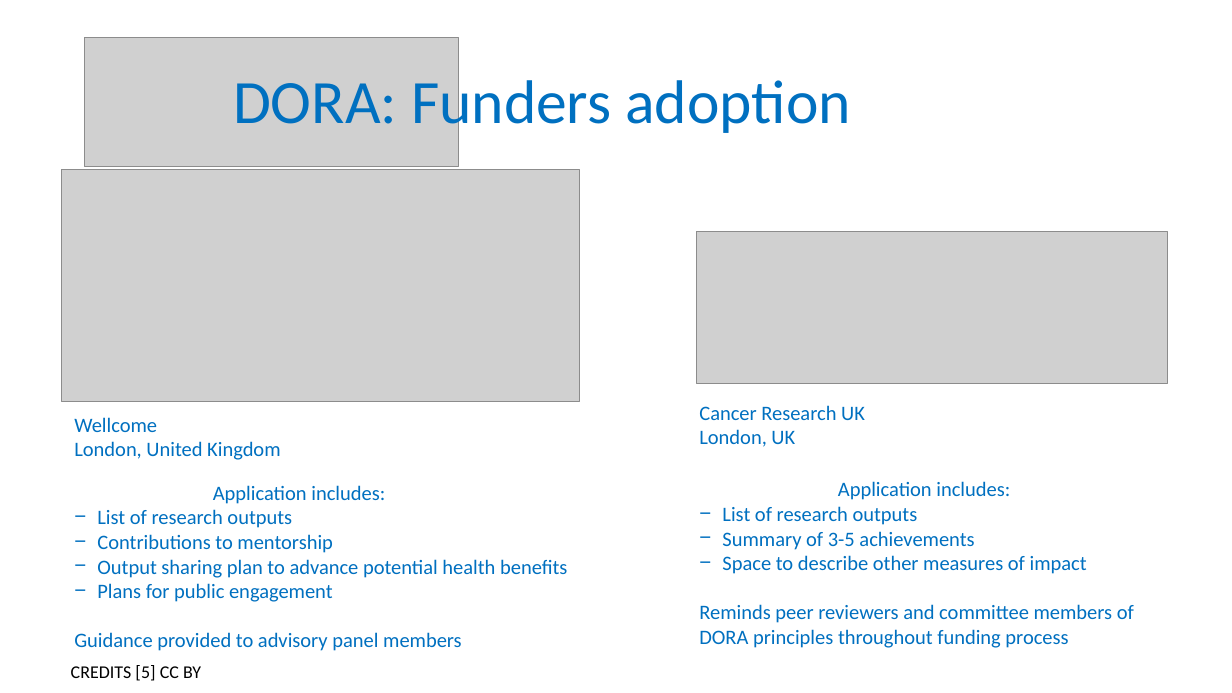
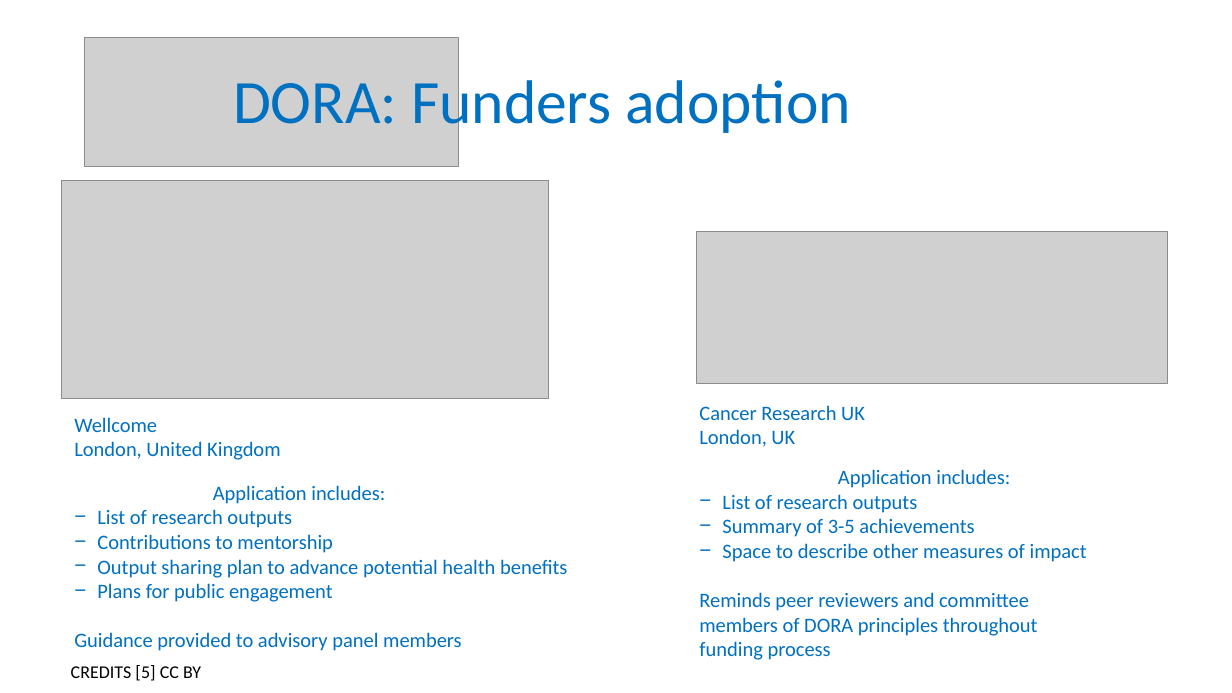
Before and after one commit to carpentries-incubator/fair-for-leaders, a slide deck: slide 15 of instructors/01_Why_are_we_here.pptx. Drawn at 1232x693 pixels with LibreOffice and Linux fonts; fonts in the diff are those of the drawing; grey boxes stand for pictures; background and template pictures are left out. Boxes give left, top, right and bottom in pixels: in the first picture for what was removed or moved away, otherwise in the second. Text is boxed around its words. In the diff, an @@ line names an element or a change of style, - is before the commit and + after.

Commit message:
minor changes inc typo and formatting

```diff
--- a/instructors/01_Why_are_we_here.pptx
+++ b/instructors/01_Why_are_we_here.pptx
@@ picture: place and size @@
-picture at (62,170,579,402)
+picture at (62,181,549,399)
@@ text "Application includes:": place and size @@
-text "Application includes:" at (699,481,1134,648)
+text "Application includes:" at (699,469,1087,660)
@@ text at (699,592,1038,660): text changed @@
-Reminds peer reviewers and committee members of DORA principles throughout funding process
+Reminds peer reviewers and committee
+members of DORA principles throughout
+funding process
```
Also in this commit, not shown: 3 other slides changed.
